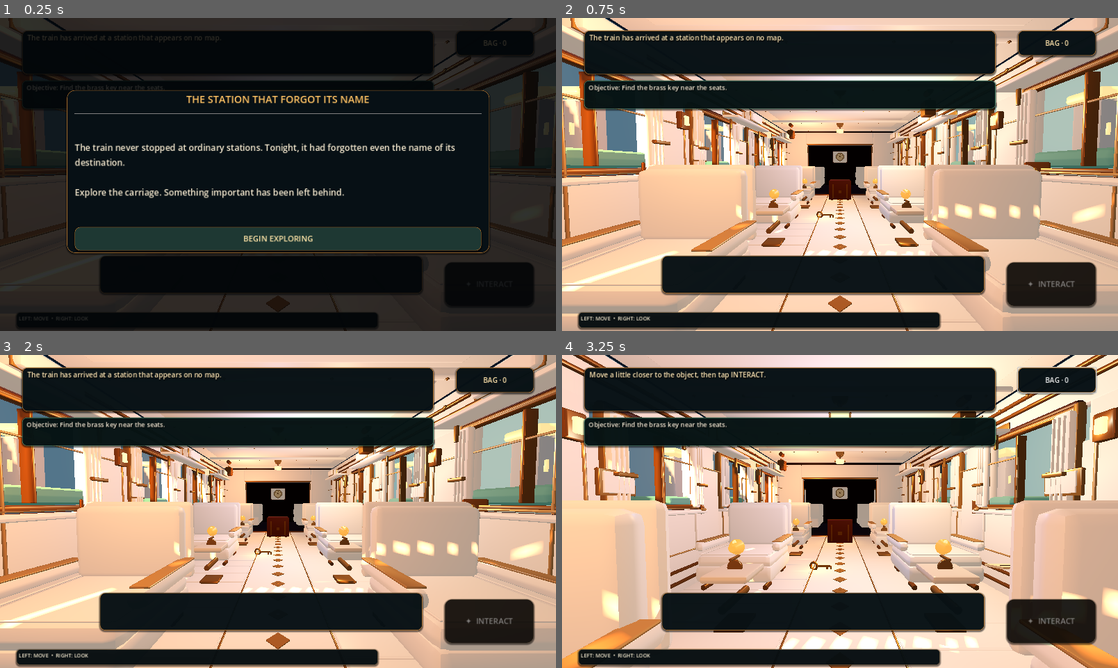
Above: before the commit, frames 1-4 (two rows, left to right).
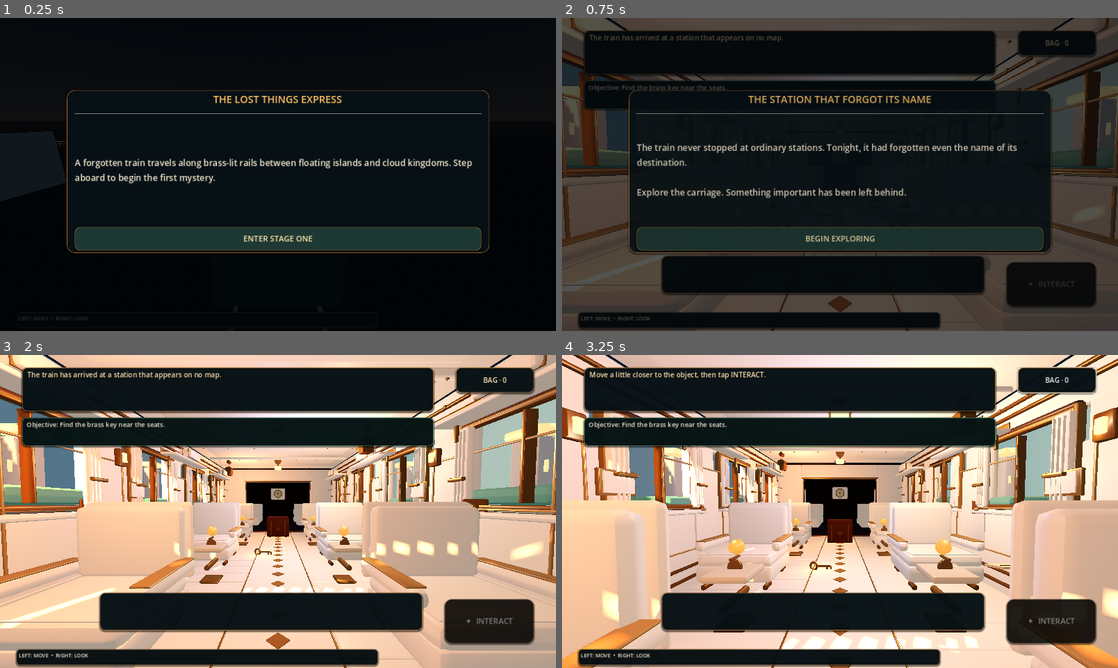
Above: after the commit, the same moments.

Repository: bdssmdkacem-dot/lost-things-express
Game: Godot game, scene res://scenes/main.tscn
Same seed, same stepped clock (60 frames per second), same inputs: the game is played once before the commit and once after it.
Inputs (mouse positions are in pixels of both pictures, inside the frame that each line leads up to):
- Up to frame 1 (0.25 s): no input
- Up to frame 2 (0.75 s): click (840, 240) at 0.5 s, where only the run before the commit has a clickable "BEGIN EXPLORING"
- Up to frame 3 (2 s): click (278, 577) at 1.25 s, where only the run after the commit has a clickable "BEGIN EXPLORING"
- Up to frame 4 (3.25 s): click "BAG · 0" at 2 s; tap Enter at 2.75 s; move the mouse to (867, 511) at 2.77 s; hold W (move_forward) from 2.78 s (still down); tap E at 2.85 s; click (867, 511) at 2.92 s

The runs differ from the first frame. In frame 1, 31% of the frame differs, in the area x 0-100%, y 0-100%; in frame 2, 71%; in frame 3, less than 0.1%; in frame 4, less than 0.1%.

Commit message:
feat: add railway world arrival before stage one

Diff:
--- a/scripts/main.gd
+++ b/scripts/main.gd
@@ -33,6 +33,9 @@
 var story_body: Label
 var story_continue: Button
 var story_card_open := false
+var world_intro_active := false
+var world_intro_root: Node3D
+var world_intro_camera: Camera3D
 
 func _ready() -> void:
 	_setup_input_map()
@@ -44,7 +47,8 @@
 		_set_status("Welcome back. The photograph points to Sunset Station.")
 	else:
 		_set_status("The train has arrived at a station that appears on no map.")
-		_show_story_card("THE STATION THAT FORGOT ITS NAME", "The train never stopped at ordinary stations. Tonight, it had forgotten even the name of its destination.\n\nExplore the carriage. Something important has been left behind.", "BEGIN EXPLORING")
+	_build_world_intro()
+	_show_story_card("THE LOST THINGS EXPRESS", "A forgotten train travels along brass-lit rails between floating islands and cloud kingdoms. Step aboard to begin the first mystery.", "ENTER STAGE ONE")
 
 func _setup_input_map() -> void:
 	_add_key_action("move_forward", KEY_W)
@@ -558,7 +562,7 @@
 	story_continue.add_theme_color_override("font_color", Color(1.0, 0.90, 0.66))
 	story_continue.add_theme_stylebox_override("normal", _ui_panel_style(Color(0.12, 0.22, 0.20, 1.0), Color(0.72, 0.47, 0.19, 1.0), 12, 10))
 	story_continue.add_theme_stylebox_override("pressed", _ui_panel_style(Color(0.78, 0.48, 0.12, 1.0), Color(1.0, 0.84, 0.42, 1.0), 12, 10))
-	story_continue.pressed.connect(_close_story_card)
+	story_continue.pressed.connect(_on_story_continue_pressed)
 	content.add_child(story_continue)
 
 func _show_story_card(title_text: String, body_text: String, button_text: String) -> void:
@@ -572,6 +576,143 @@
 	var fade := create_tween()
 	story_overlay.modulate.a = 0.0
 	fade.tween_property(story_overlay, "modulate:a", 1.0, 0.22)
+
+func _on_story_continue_pressed() -> void:
+	if world_intro_active:
+		_enter_stage_one()
+	else:
+		_close_story_card()
+
+func _build_world_intro() -> void:
+	world_intro_active = true
+	world_intro_root = Node3D.new()
+	world_intro_root.name = "WorldsTrainIntro"
+	add_child(world_intro_root)
+
+	var environment := WorldEnvironment.new()
+	var env := Environment.new()
+	env.background_mode = Environment.BG_SKY
+	var sky := Sky.new()
+	var sky_mat := ProceduralSkyMaterial.new()
+	sky_mat.sky_top_color = Color(0.018, 0.045, 0.13)
+	sky_mat.sky_horizon_color = Color(0.22, 0.16, 0.22)
+	sky_mat.ground_bottom_color = Color(0.035, 0.025, 0.08)
+	sky_mat.ground_horizon_color = Color(0.15, 0.10, 0.16)
+	sky.sky_material = sky_mat
+	env.sky = sky
+	env.ambient_light_source = Environment.AMBIENT_SOURCE_COLOR
+	env.ambient_light_color = Color(0.62, 0.56, 0.69)
+	env.ambient_light_energy = 0.9
+	environment.environment = env
+	world_intro_root.add_child(environment)
+
+	world_intro_camera = Camera3D.new()
+	world_intro_camera.name = "WorldsIntroCamera"
+	world_intro_camera.position = Vector3(30.0, 6.0, 16.0)
+	world_intro_root.add_child(world_intro_camera)
+	world_intro_camera.look_at(Vector3(30.0, 1.8, 0.0), Vector3.UP)
+	world_intro_camera.current = true
+
+	var warm := OmniLight3D.new()
+	warm.position = Vector3(30.0, 5.0, 0.0)
+	warm.light_color = Color(1.0, 0.56, 0.25)
+	warm.light_energy = 3.2
+	warm.omni_range = 16.0
+	world_intro_root.add_child(warm)
+	var moon_fill := DirectionalLight3D.new()
+	moon_fill.rotation_degrees = Vector3(-38.0, -25.0, 0.0)
+	moon_fill.light_color = Color(0.48, 0.62, 1.0)
+	moon_fill.light_energy = 0.65
+	world_intro_root.add_child(moon_fill)
+
+	for island in [
+		[Vector3(24.0, 0.8, -4.0), Vector3(6.5, 1.0, 5.0), Color(0.10, 0.19, 0.16)],
+		[Vector3(36.5, 1.6, -7.0), Vector3(5.0, 1.0, 4.0), Color(0.13, 0.16, 0.24)],
+		[Vector3(31.5, 4.0, -11.0), Vector3(4.0, 0.8, 3.5), Color(0.19, 0.14, 0.23)]
+	]:
+		var island_mesh := MeshInstance3D.new()
+		var island_shape := SphereMesh.new()
+		island_shape.radius = 1.0
+		island_shape.height = 1.0
+		island_mesh.mesh = island_shape
+		island_mesh.scale = island[1]
+		island_mesh.position = island[0]
+		var island_mat := StandardMaterial3D.new()
+		island_mat.albedo_color = island[2]
+		island_mat.roughness = 0.96
+		island_mesh.material_override = island_mat
+		world_intro_root.add_child(island_mesh)
+
+	for z in range(-12, 17, 2):
+		_intro_box("Railway sleeper", Vector3(30.0, 0.0, float(z)), Vector3(4.2, 0.16, 0.34), Color(0.20, 0.095, 0.05))
+	for x in [28.65, 31.35]:
+		_intro_box("Polished rail", Vector3(x, 0.16, 2.0), Vector3(0.13, 0.16, 30.0), Color(0.52, 0.55, 0.60), 0.82)
+
+	_intro_box("Locomotive chassis", Vector3(30.0, 1.05, 0.2), Vector3(2.8, 0.42, 6.8), Color(0.035, 0.095, 0.075), 0.35)
+	_intro_box("Locomotive boiler", Vector3(30.0, 1.85, -1.1), Vector3(1.55, 1.35, 4.7), Color(0.025, 0.14, 0.105), 0.42)
+	_intro_box("Locomotive cab", Vector3(30.0, 2.05, 2.55), Vector3(2.5, 2.0, 1.8), Color(0.035, 0.11, 0.085), 0.35)
+	_intro_box("Cab window", Vector3(30.0, 2.38, 1.61), Vector3(1.6, 0.9, 0.06), Color(0.055, 0.20, 0.27), 0.15)
+	_intro_box("Brass boiler band", Vector3(30.0, 1.85, -2.2), Vector3(1.63, 1.40, 0.11), Color(0.70, 0.42, 0.13), 0.78)
+	_intro_box("Front buffer beam", Vector3(30.0, 0.95, -3.25), Vector3(2.45, 0.34, 0.35), Color(0.38, 0.055, 0.04), 0.25)
+	_intro_box("Cowcatcher", Vector3(30.0, 0.55, -3.65), Vector3(2.0, 0.12, 0.85), Color(0.18, 0.20, 0.20), 0.7)
+	_intro_box("Chimney", Vector3(30.0, 2.85, -2.1), Vector3(0.52, 0.85, 0.52), Color(0.055, 0.065, 0.06), 0.45)
+	_intro_box("Chimney cap", Vector3(30.0, 3.28, -2.1), Vector3(0.78, 0.12, 0.78), Color(0.67, 0.42, 0.14), 0.78)
+	_intro_box("Headlamp brass housing", Vector3(30.0, 2.0, -3.52), Vector3(0.62, 0.62, 0.30), Color(0.72, 0.43, 0.13), 0.8)
+	_intro_box("Headlamp glowing glass", Vector3(30.0, 2.0, -3.70), Vector3(0.39, 0.39, 0.08), Color(1.0, 0.72, 0.32), 0.1)
+	for x in [28.55, 31.45]:
+		for z in [-2.35, 0.1, 2.25]:
+			var wheel := MeshInstance3D.new()
+			var wheel_mesh := CylinderMesh.new()
+			wheel_mesh.top_radius = 0.53
+			wheel_mesh.bottom_radius = 0.53
+			wheel_mesh.height = 0.18
+			wheel.mesh = wheel_mesh
+			wheel.position = Vector3(x, 0.73, z)
+			wheel.rotation_degrees.z = 90.0
+			var wheel_mat := StandardMaterial3D.new()
+			wheel_mat.albedo_color = Color(0.055, 0.06, 0.065)
+			wheel_mat.metallic = 0.72
+			wheel_mat.roughness = 0.34
+			wheel.material_override = wheel_mat
+			world_intro_root.add_child(wheel)
+
+	_intro_box("Passenger carriage body", Vector3(30.0, 2.0, 7.6), Vector3(3.8, 2.7, 7.0), Color(0.035, 0.12, 0.085), 0.38)
+	_intro_box("Passenger carriage roof", Vector3(30.0, 3.45, 7.6), Vector3(4.0, 0.25, 7.2), Color(0.07, 0.045, 0.035), 0.3)
+	for z in [5.0, 6.8, 8.6, 10.4]:
+		for x in [28.02, 31.98]:
+			_intro_box("Carriage window brass frame", Vector3(x, 2.25, z), Vector3(0.08, 0.95, 0.72), Color(0.67, 0.40, 0.13), 0.78)
+			_intro_box("Carriage window glass", Vector3(x + (0.05 if x > 30.0 else -0.05), 2.25, z), Vector3(0.035, 0.72, 0.53), Color(0.06, 0.18, 0.25), 0.12)
+
+	for control in [status_label, objective_label, prompt_label, interact_button, inventory_button]:
+		if is_instance_valid(control):
+			control.visible = false
+
+func _intro_box(label: String, pos: Vector3, size: Vector3, color: Color, metallic := 0.12) -> MeshInstance3D:
+	var visual := MeshInstance3D.new()
+	visual.name = label
+	visual.position = pos
+	var mesh := BoxMesh.new()
+	mesh.size = size
+	visual.mesh = mesh
+	var material := StandardMaterial3D.new()
+	material.albedo_color = color
+	material.metallic = metallic
+	material.roughness = 0.42
+	visual.material_override = material
+	world_intro_root.add_child(visual)
+	return visual
+
+func _enter_stage_one() -> void:
+	world_intro_active = false
+	if is_instance_valid(world_intro_root):
+		world_intro_root.queue_free()
+	camera.current = true
+	for control in [status_label, objective_label, prompt_label, interact_button, inventory_button]:
+		if is_instance_valid(control):
+			control.visible = true
+	_close_story_card()
+	if not chest_open:
+		_show_story_card("THE STATION THAT FORGOT ITS NAME", "The train never stopped at ordinary stations. Tonight, it had forgotten even the name of its destination.\n\nExplore the carriage. Something important has been left behind.", "BEGIN EXPLORING")
 
 func _close_story_card() -> void:
 	if not is_instance_valid(story_overlay):
